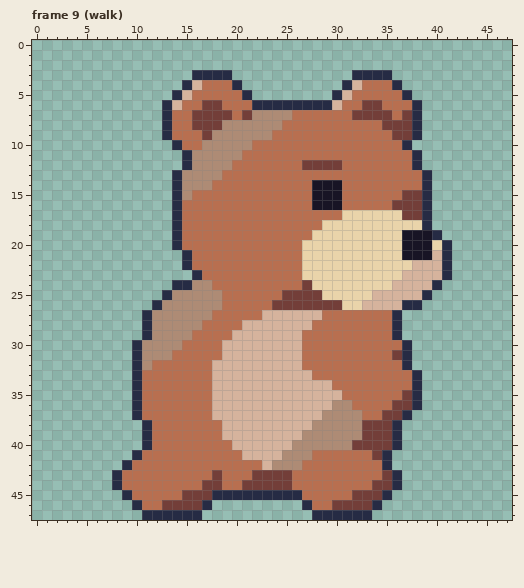
Pixel-art file, stored at art/antagonists/bear-antagonist.aseprite. The picture above is the old version.
48x48 pixels, 27 frames. Shown: frame 9 (walk). The commit also changed other frames, which this record leaves out.
The same view after the edit:
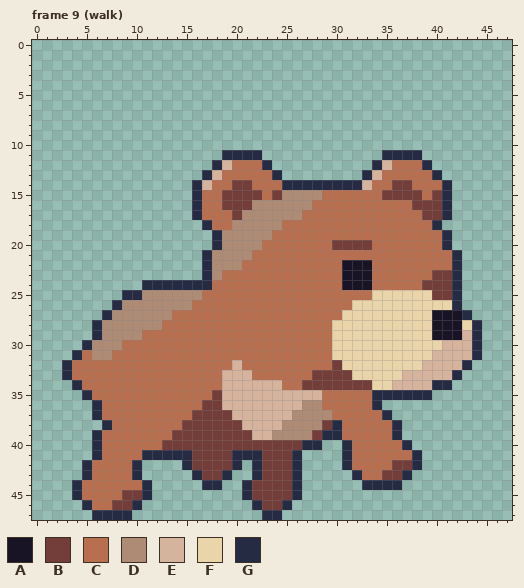
Palette (. is transparent): A #181425  B #733e39  C #b86f50  D #ae8b75  E #d6b39d  F #ead4aa  G #262b44
Edits made:
--- frame 9 (walk)
@@ x 0..47 @@
  2 ................................................
- 3 ................GGGG............GGGG............
- 4 ...............GECCCG..........GECCCG...........
- 5 ..............GECCCCCG........GECCCCCG..........
- 6 .............GECCBBCCCGGGGGGGGECCBBCCCG.........
- 7 .............GCCBBBBCBDDDDCCCCCCBBBBCBG.........
- 8 .............GCCBBBDDDDDDCCCCCCCCCCBBBG.........
- 9 .............GCCCBDDDDDDCCCCCCCCCCCCBBG.........
-10 ..............GCCDDDDDCCCCCCCCCCCCCCCG..........
-11 ...............GDDDDDCCCCCCCCCCCCCCCCCG.........
-12 ...............GDDDDCCCCCCCBBBBCCCCCCCG.........
-13 ..............GDDDDCCCCCCCCCCCCCCCCCCCCG........
-14 ..............GDDDCCCCCCCCCCAAACCCCCCCCG........
-15 ..............GDCCCCCCCCCCCCAAACCCCCCBBG........
-16 ..............GCCCCCCCCCCCCCAAACCCCCBBBG........
-17 ..............GCCCCCCCCCCCCCCCCFFFFFFBBG........
-18 ..............GCCCCCCCCCCCCCCFFFFFFFFFFG........
-19 ..............GCCCCCCCCCCCCCFFFFFFFFFAAAG.......
-20 ..............GCCCCCCCCCCCCFFFFFFFFFFAAAFG......
-21 ...............GCCCCCCCCCCCFFFFFFFFFFAAAEG......
-22 ...............GCCCCCCCCCCCFFFFFFFFFFFEEEG......
-23 ................GCCCCCCCCCCFFFFFFFFFFEEEEG......
-24 ..............GGDDCCCCCCCCCBFFFFFFFFEEEEG.......
-25 .............GDDDDDCCCCCCBBBBFFFFFEEEEEG........
-26 ............GDDDDDDCCCCCBBBBBBBFFEEEEGG.........
-27 ...........GDDDDDDCCCCCEEEEEECCCCCCCG...........
-28 ...........GDDDDDCCCCEEEEEEECCCCCCCCG...........
-29 ...........GDDDDCCCCEEEEEEECCCCCCCCCG...........
-30 ..........GDDDDCCCCEEEEEEEECCCCCCCCCCG..........
-31 ..........GDDDCCCCCEEEEEEEECCCCCCCCCBG..........
-32 ..........GDCCCCCCEEEEEEEEECCCCCCCCCCG..........
-33 ..........GCCCCCCCEEEEEEEEEECCCCCCCCCCG.........
-34 ..........GCCCCCCCEEEEEEEEEEEECCCCCCCCG.........
-35 ..........GCCCCCCCEEEEEEEEEEEEECCCCCCBG.........
-36 ..........GCCCCCCCEEEEEEEEEEEEDDCCCCBBG.........
-37 ..........GCCCCCCCEEEEEEEEEEEDDDDCCBBG..........
-38 ...........GCCCCCCCEEEEEEEEEDDDDDBBBG...........
-39 ...........GCCCCCCCEEEEEEEEDDDDDDBBBG...........
-40 ...........GCCCCCCCCEEEEEEDDDDDDBBBBG...........
-41 ..........GCCCCCCCCCCEEEEDDDCCCCCCBG............
-42 .........GCCCCCCCCCCCCCEDDDCCCCCCCCG............
-43 ........GCCCCCCCCCBCCCBBBBCCCCCCCCCBG...........
-44 ........GCCCCCCCCBBCCBBBBBCCCCCCCCBBG...........
-45 .........GCCCCCBBBGGGGGGGGGCCCCCBBBG............
-46 ..........GCCBBBBG.........GCCBBBBG.............
-47 ...........GGGGGG...........GGGGGG..............
+ 3 ................................................
+ 4 ................................................
+ 5 ................................................
+ 6 ................................................
+ 7 ................................................
+ 8 ................................................
+ 9 ................................................
+10 ................................................
+11 ...................GGGG............GGGG.........
+12 ..................GECCCG..........GECCCG........
+13 .................GECCCCCG........GECCCCCG.......
+14 ................GECCBBCCCGGGGGGGGECCBBCCCG......
+15 ................GCCBBBBCBDDDDCCCCCCBBBBCBG......
+16 ................GCCBBBDDDDDDCCCCCCCCCCBBBG......
+17 ................GCCCBDDDDDDCCCCCCCCCCCCBBG......
+18 .................GCCDDDDDCCCCCCCCCCCCCCCG.......
+19 ..................GDDDDDCCCCCCCCCCCCCCCCCG......
+20 ..................GDDDDCCCCCCCBBBBCCCCCCCG......
+21 .................GDDDDCCCCCCCCCCCCCCCCCCCCG.....
+22 .................GDDDCCCCCCCCCCAAACCCCCCCCG.....
+23 .................GDCCCCCCCCCCCCAAACCCCCCBBG.....
+24 ...........GGGGGGGCCCCCCCCCCCCCAAACCCCCBBBG.....
+25 .........GGDDDDDDCCCCCCCCCCCCCCCCCFFFFFFBBG.....
+26 ........GDDDDDDDCCCCCCCCCCCCCCCCFFFFFFFFFFG.....
+27 .......GDDDDDDCCCCCCCCCCCCCCCCCFFFFFFFFFAAAG....
+28 ......GDDDDDDCCCCCCCCCCCCCCCCCFFFFFFFFFFAAAFG...
+29 ......GDDDDCCCCCCCCCCCCCCCCCCCFFFFFFFFFFAAAEG...
+30 .....GDDDCCCCCCCCCCCCCCCCCCCCCFFFFFFFFFFFEEEG...
+31 ....GCDDCCCCCCCCCCCCCCCCCCCCCCFFFFFFFFFFEEEEG...
+32 ...GCCCCCCCCCCCCCCCCECCCCCCCCCBFFFFFFFFEEEEG....
+33 ...GCCCCCCCCCCCCCCCEEECCCCCCBBBBFFFFFEEEEEG.....
+34 ....GCCCCCCCCCCCCCCEEEEEECCBBBBBBBFFEEEEGG......
+35 .....GCCCCCCCCCCCCBEEEEEEEEEECCCCCGGGGGG........
+36 ......GCCCCCCCCCCBBEEEEEEEEDDCCCCCG.............
+37 ......GCCCCCCCCCBBBBEEEEEEDDDDCCCCCG............
+38 .......GCCCCCCCBBBBBBEEEEDDDDBGCCCCCG...........
+39 ......GCCCCCCCBBBBBBBBEEDDDDBGGCCCCCG...........
+40 ......GCCCCCCBBBBBBBBBBBBBBGG..GCCCCCG..........
+41 ......GCCCCGGGGGBBBBGGGBBBG....GCCCCCCG.........
+42 .....GCCCCG....GBBBBG.GBBBG....GCCCCBBG.........
+43 .....GCCCCG.....GBBG..GBBBG.....GCCBBG..........
+44 ....GCCCCCCG.....GG..GBBBBG......GGGG...........
+45 ....GCCCCBBG.........GBBBBG.....................
+46 .....GCCBBG...........GBBG......................
+47 ......GGGG.............GG.......................
